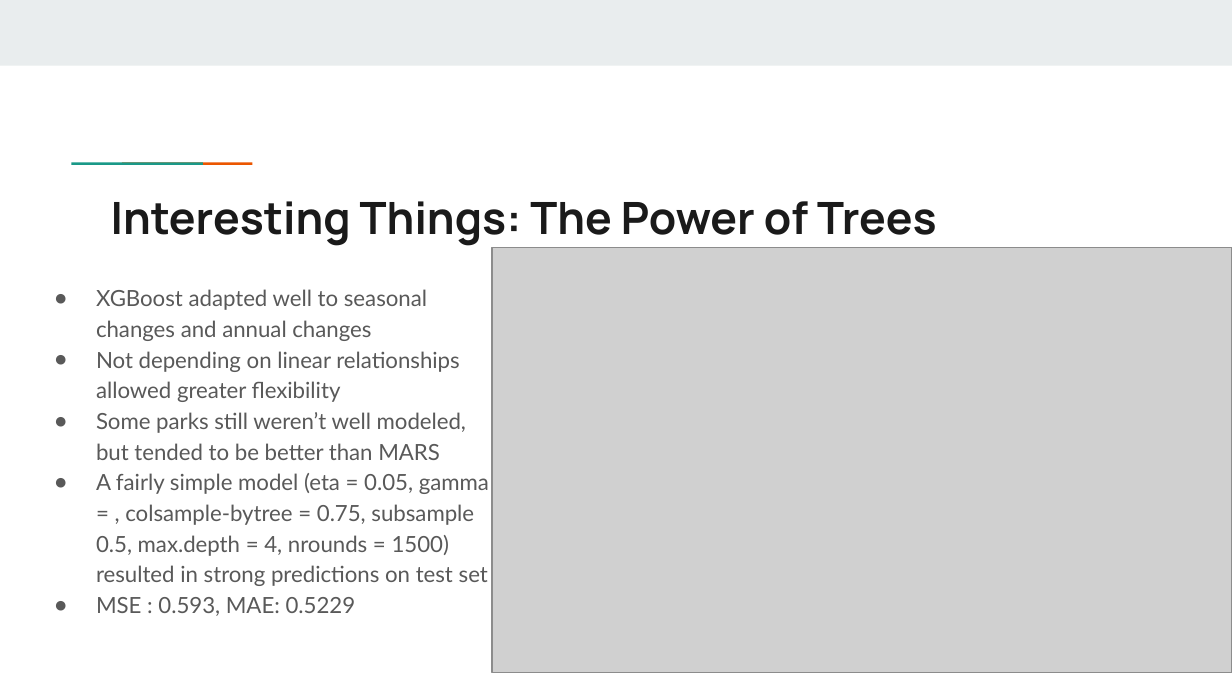
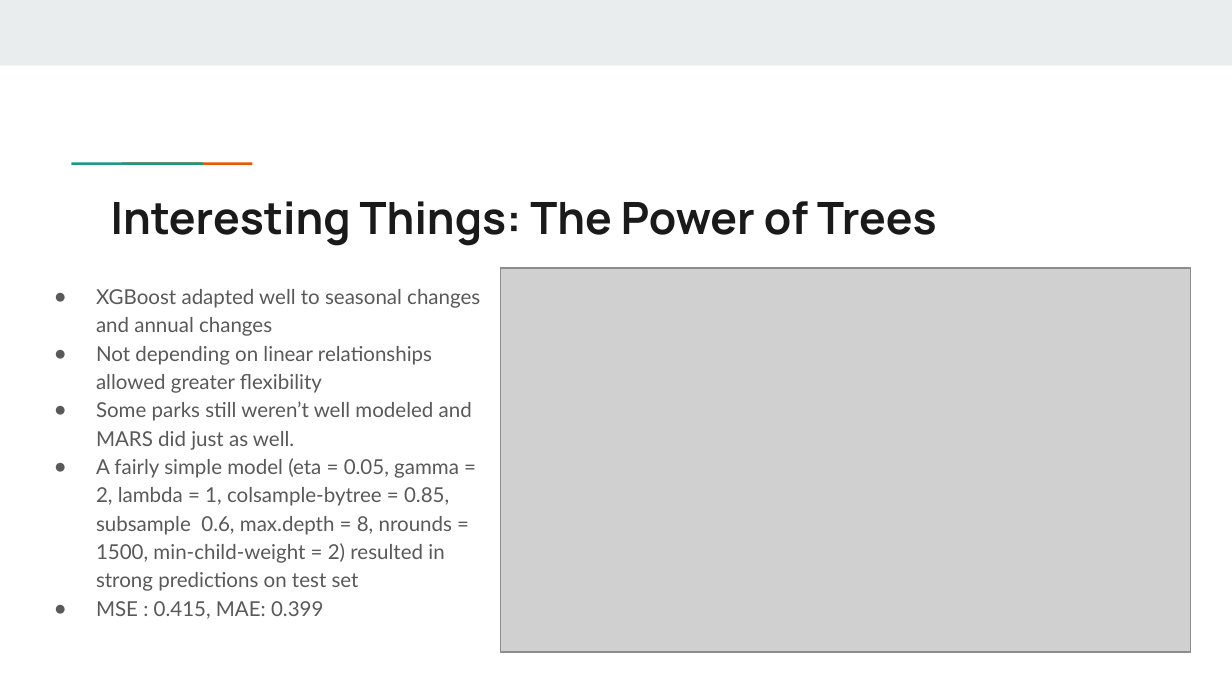
Before and after one commit to JViehman/NationalParks, a slide deck: slide 3 of Presentations/Presentation04.pptx. Drawn at 1232x693 pixels with LibreOffice and Linux fonts; fonts in the diff are those of the drawing; grey boxes stand for pictures. Boxes give left, top, right and bottom in pixels: in the first picture for what was removed or moved away, otherwise in the second. Text is boxed around its words. In the diff, an @@ line names an element or a change of style, - is before the commit and + after.

```diff
--- a/Presentations/Presentation04.pptx
+++ b/Presentations/Presentation04.pptx
@@ picture: place and size @@
-picture at bbox=[492, 248, 1232, 673]
+picture at bbox=[500, 269, 1190, 653]
@@ text at bbox=[96, 289, 480, 393]: size 13 to 12 pt in "XGBoost adapted well to seasonal changes and ...", "Not depending on linear relationships allowed greater ..." @@
@@ text at bbox=[96, 401, 472, 619]: text changed; size 13 to 12 pt @@
-● Some parks still weren’t well modeled, but tended to be better than MARS
-● A fairly simple model (eta = 0.05, gamma = , colsample-bytree = 0.75, subsample 0.5, max.depth = 4, nrounds = 1500) resulted in strong predictions on test set
-● MSE : 0.593, MAE: 0.5229
+● Some parks still weren’t well modeled and MARS did just as well.
+● A fairly simple model (eta = 0.05, gamma = 2, lambda = 1, colsample-bytree = 0.85, subsample 0.6, max.depth = 8, nrounds = 1500, min-child-weight = 2) resulted in strong predictions on test set
+● MSE : 0.415, MAE: 0.399
```
Also in this commit, not shown: 3 other slides changed, 1 other file.
